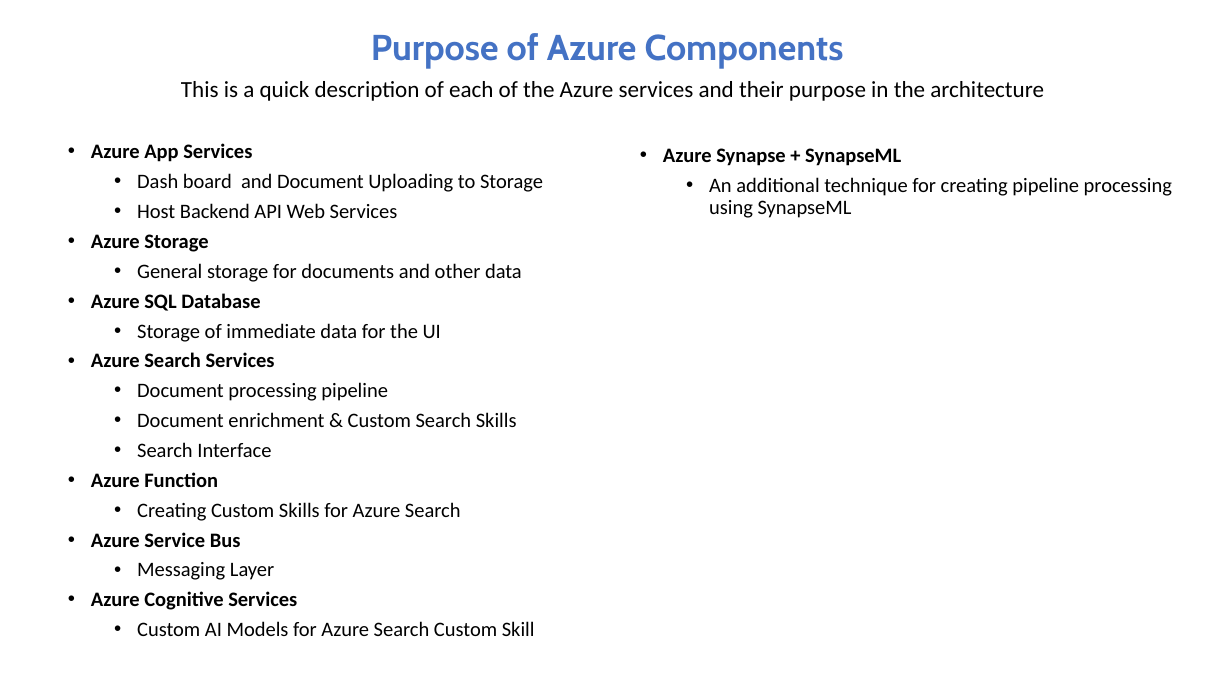
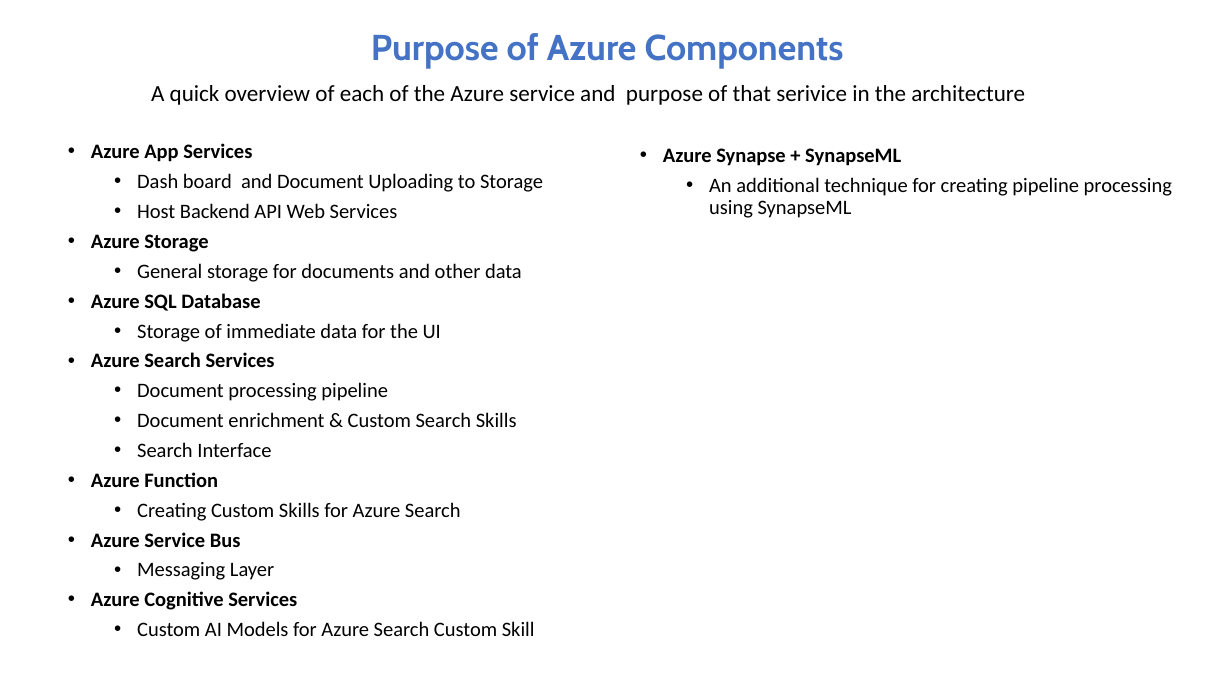
Before and after one commit to appliedcognetics/esgWorkshop, a slide deck: slide 9 of src/workshop/documents/presentation.pptx (slide 12 before the commit). Drawn at 1232x693 pixels with LibreOffice and Linux fonts; fonts in the diff are those of the drawing. Boxes give left, top, right and bottom in pixels: in the first picture for what was removed or moved away, otherwise in the second. Text is boxed around its words. In the diff, an @@ line names an element or a change of style, - is before the commit and + after.

```diff
--- a/src/workshop/documents/presentation.pptx
+++ b/src/workshop/documents/presentation.pptx
@@ text at [151, 85, 1025, 105]: text changed @@
-This is a quick description of each of the Azure services and their purpose in the architecture
+A quick overview of each of the Azure service and purpose of that serivice in the architecture
```
Also in this commit, not shown: 4 other slides changed, 3 slides added, 1 slide removed, 1 other file.
